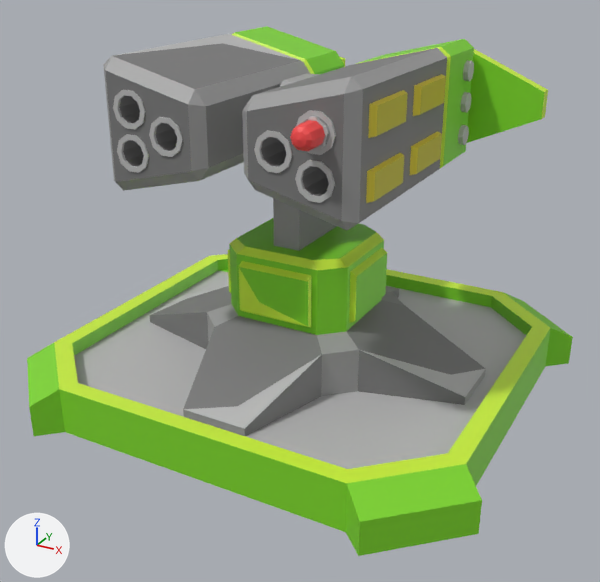
One commit to the FBX model Assets/Third-party/Palmov Island/Low Poly Military Turrets Pack/Models/towers_rocket/tower_rocket_green_2.fbx: the scene before it, then after it.
The view is the same before and after, from a 50 mm camera at (1.35, -2.39, 1.58) aimed at (0.04, -0.01, 0.39). The axes (+X, +Y, +Z) are drawn at lower left. The lights are the same throughout. Where no turn or scale is listed for an object, it has been applied to the vertices.

The first picture shows 'rocket_green_2', 'top_rocket_green_2', 'tower_rocket_green_2'.
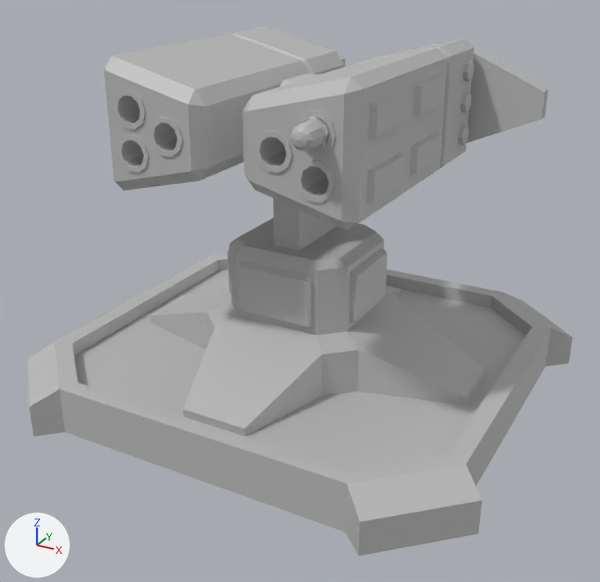
Commit message: Towers update

Changed parts and their boxes [x1, y1, x2, y2] in the pictures (600 x 582 px):
'top_rocket_green_2', surface changed: [103, 26, 548, 436] in both
'tower_rocket_green_2', surface changed (green to grey): [27, 254, 573, 556] in both
'rocket_green_2', surface changed (red to grey): [290, 116, 328, 151] in both
part 2 of me_top_rocket_green_2_ncl1_1, surface changed (green to grey): [228, 26, 548, 335] in both

What changed in the scene script:
```text
Change mat_towers_texture:
    where n0 = _N.new('ShaderNodeBsdfPrincipled'); n0.name = 'Principled BSDF'
    add n0.inputs[0].default_value = (0.5, 0.5, 0.5, 1.0)  # 'Base Color', grey #bcbcbc
    remove n2 = _N.new('ShaderNodeTexImage'); n2.name = 'Image Texture'
    remove n2.image = img_main_texture_png
    remove n3 = _N.new('ShaderNodeUVMap'); n3.name = 'UV Map'
    remove n4 = _N.new('ShaderNodeMapping'); n4.name = 'Mapping'
    remove n4.vector_type = 'TEXTURE'
    remove n4.inputs[1].default_value = (0.0, -1.0, 0.0)  # 'Location'
    remove _L.new(n3.outputs[0], n4.inputs[0])  # 'UV' to 'Vector'
    remove _L.new(n4.outputs[0], n2.inputs[0])  # 'Vector' to 'Vector'
    remove _L.new(n2.outputs[0], n0.inputs[0])  # 'Color' to 'Base Color'
Change me_tower_rocket_green_2_ncl1_1:
    where me_tower_rocket_green_2_ncl1_1.from_pydata(...)  # 52 vertices, 45 faces; spans x -0.87..0.87, y -0.82..0.82, z 0.0..0.17
    used by ob_tower_rocket_green_2; location = (0.017, 0.086, 0.0)
    me_tower_rocket_green_2_ncl1_1 part 1: texture (UV) coordinates of 37 of 45 faces, centred in x -0.83..0.83, y -0.79..0.79, z 0.06..0.17, changed; they spanned u 0.46..0.57, v 0.57..0.62 and now span u 0.08..0.44, v 0.1..0.26
Change me_top_rocket_green_2_ncl1_1:
    where me_top_rocket_green_2_ncl1_1.from_pydata(...)  # 792 vertices, 827 faces; spans x -0.681..0.681, y -0.627..0.627, z 0.0..1.126
    used by ob_top_rocket_green_2; location = (0.017, 0.086, 0.103)
    me_top_rocket_green_2_ncl1_1 part 2: texture (UV) coordinates of 125 of 827 faces, centred in x -0.681..0.681, y -0.245..0.489, z 0.214..1.112, changed; they spanned u 0.42..0.6, v 0.56..0.61 and now span u 0.04..0.47, v 0.1..0.26
```
